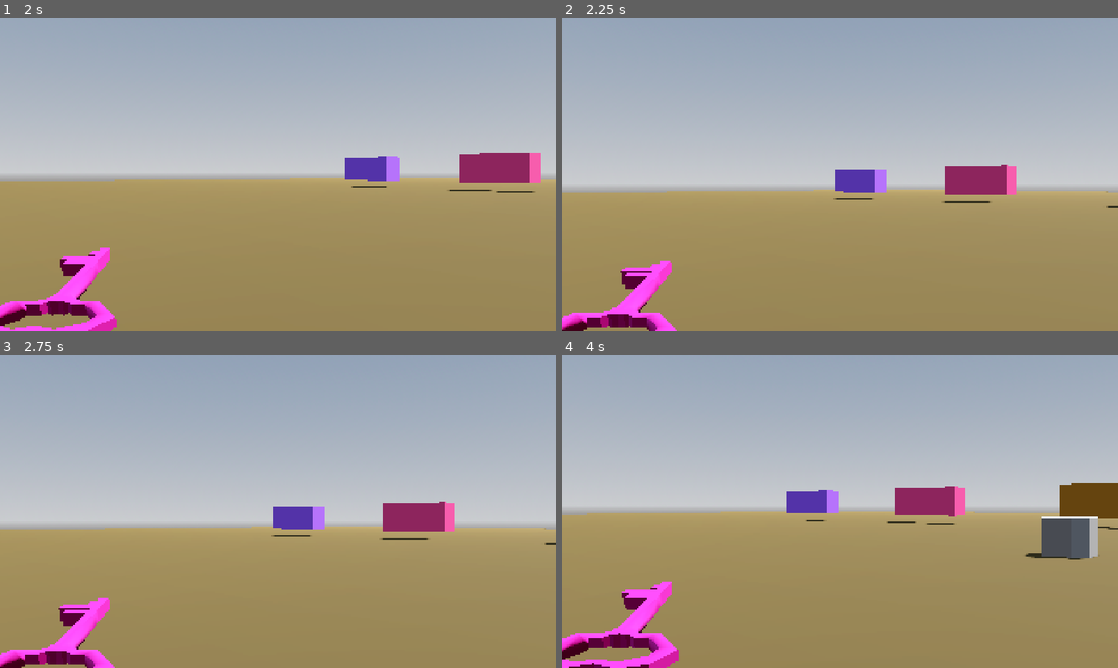
Above: before the commit, frames 1-4 (two rows, left to right).
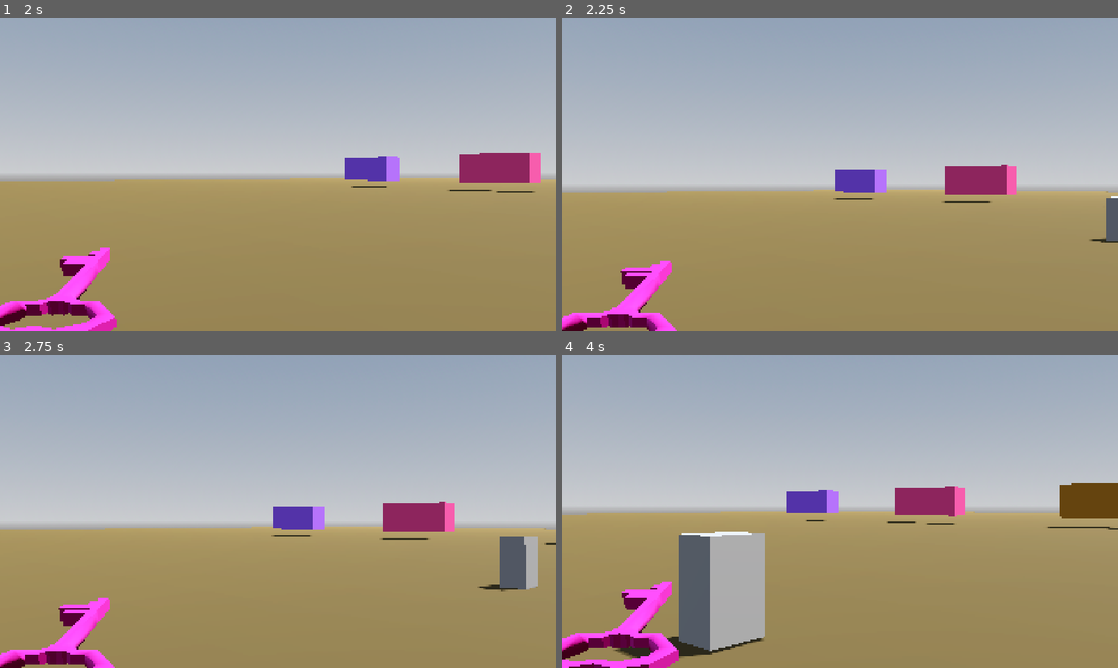
Above: after the commit, the same moments.

Repository: Zreula/One-Game-A-Week-Jam-3
Game: Godot game, scene res://World/world.tscn
Same seed, same stepped clock (60 frames per second), same inputs: the game is played once before the commit and once after it. The project has no main scene, so this scene is started directly.
Inputs (mouse positions are in pixels of both pictures, inside the frame that each line leads up to):
- Up to frame 1 (2 s): move the mouse to (305, 174) at 0.52 s; tap Enter at 1.25 s; move the mouse to (250, 174) at 1.27 s
- Up to frame 2 (2.25 s): tap Space at 2 s; move the mouse to (851, 168) at 2.02 s
- Up to frame 3 (2.75 s): no input
- Up to frame 4 (4 s): move the mouse to (834, 517) at 2.77 s; move the mouse to (878, 514) at 3.52 s

Frame 1 is identical in both runs. In frame 2, 0.3% of the frame differs, in the area x 94-100%, y 56-72%; in frame 3, 1.2%; in frame 4, 7.4%, in the area x 9-97%, y 51-97%.

Commit message:
fix npc path

Diff:
--- a/Entities/NPC.tscn
+++ b/Entities/NPC.tscn
@@ -2,13 +2,18 @@
 
 [ext_resource type="Script" uid="uid://bks1ibrh507ii" path="res://Entities/npc.gd" id="1_fkfp1"]
 
-[sub_resource type="BoxShape3D" id="BoxShape3D_j7xbm"]
-size = Vector3(1, 1, 1.53125)
+[sub_resource type="BoxShape3D" id="BoxShape3D_fkfp1"]
+size = Vector3(0.48632813, 1, 0.6291504)
 
 [node name="NPC" type="CharacterBody3D" unique_id=1120682348 groups=["npc"]]
 script = ExtResource("1_fkfp1")
 
 [node name="CollisionShape3D" type="CollisionShape3D" parent="." unique_id=1721185774]
-shape = SubResource("BoxShape3D_j7xbm")
+shape = SubResource("BoxShape3D_fkfp1")
 
 [node name="CSGBox3D" type="CSGBox3D" parent="." unique_id=846476281]
+transform = Transform3D(0.4961474, 0, 0, 0, 1, 0, 0, 0, 0.63303417, 0, 0, -0.00087911426)
+
+[node name="WaitTimeTimer" type="Timer" parent="." unique_id=71438037]
+
+[connection signal="timeout" from="WaitTimeTimer" to="." method="_on_wait_time_timer_timeout"]
--- a/Entities/npc.gd
+++ b/Entities/npc.gd
@@ -1,10 +1,31 @@
 extends CharacterBody3D
 
 var target_position: Vector3
-var speed := 2.0
+var speed: float = 5.0
+var path_progress: float
+var etal_id: String
+@onready var wait_time_timer: Timer = $WaitTimeTimer
+
+func _ready() -> void:
+	print(target_position)
 
 func set_target_position(pos: Vector3):
 	target_position = pos
+	print("Target position given : ", pos)
 
 func _process(delta):
-	global_transform.origin = global_transform.origin.move_toward(target_position, speed * delta)
+	var pos_to_target = (target_position - self.global_position).length()
+	if target_position != Vector3(0,0,0):
+		global_transform.origin = global_transform.origin.move_toward(target_position, speed * delta)
+	elif pos_to_target <= 0.5:
+		is_at_target_pos()
+
+func is_at_target_pos():
+	wait_time_timer.wait_time = randf_range(1.0, 10.0)
+	wait_time_timer.one_shot = true
+	wait_time_timer.start()
+	print("TIMER START")
+
+func _on_wait_time_timer_timeout() -> void:
+	NpcQueueManager.unregister_npc(self, etal_id)
+	self.queue_free()
--- a/Systems/npc_queue_manager.gd
+++ b/Systems/npc_queue_manager.gd
@@ -27,3 +27,6 @@
 
 func register_npc(npc, etal_id: String):
 	queues[etal_id].add_npc(npc)
+
+func unregister_npc(npc, etal_id: String):
+	queues[str(int(etal_id) +1)].remove_npc(npc)
--- a/Systems/path_manager.gd
+++ b/Systems/path_manager.gd
@@ -4,11 +4,13 @@
 @export var npc_scene: PackedScene
 
 func spawn_random_npc():
-	var path: Path3D = paths.pick_random()
+	var index = [0,1,2,3,4,5].pick_random()
+	var path = paths[index]
 	var path_follow := PathFollow3D.new()
 	path_follow.set_script(load("uid://c7b5p8u14yk71"))
 	path.add_child(path_follow)
 	path_follow.progress = 0.0
 	path_follow.loop = false
 	var npc = npc_scene.instantiate()
+	npc.etal_id = str(index)
 	path_follow.add_child(npc)
--- a/World/path_follow_3d.gd
+++ b/World/path_follow_3d.gd
@@ -1,9 +1,10 @@
 extends PathFollow3D
 
-@export var speed:float = 2.0
-var npc_ahead: PathFollow3D = null
-var min_distance: float = 1.5
-var stop_progress: float = 50.0
+@export var speed:float = 5.0
+var npc_ahead: PathFollow3D
+#var min_distance: float = 1.5
+#var stop_progress: float = 50.0
+
 #func _ready():
 	#NpcQueueManager.register_npc(self)
 
--- a/World/queue_controller.gd
+++ b/World/queue_controller.gd
@@ -1,4 +1,5 @@
 extends Node3D
+
 
 @export var etal_id: String
 @export var slots: Array[Marker3D]
@@ -19,8 +20,9 @@
 	_update_positions()
 
 func _update_positions():
-	for i in range(min(queue.size(), slots.size())):
-		queue[i].set_target_position(slots[i].global_transform.origin)
+	if queue.size() > 0:
+		for i in range(min(queue.size(), slots.size())):
+			queue[i].set_target_position(slots[i].global_transform.origin)
 
 
 func _on_queue_area_body_entered(body: Node3D) -> void:
--- a/World/world.gd
+++ b/World/world.gd
@@ -4,9 +4,9 @@
 
 func _ready():
 	npc_spawn_timer.autostart = true
-	npc_spawn_timer.wait_time = 0.5
+	npc_spawn_timer.wait_time = 3.0
 	npc_spawn_timer.start()
-
+	%PathManager.spawn_random_npc()
 
 
 func _on_npc_spawn_timer_timeout() -> void:
--- a/World/world.tscn
+++ b/World/world.tscn
@@ -52,14 +52,14 @@
 
 [sub_resource type="Curve3D" id="Curve3D_j8job"]
 _data = {
-"points": PackedVector3Array(0, 0, 0, 0, 0, 0, 10.3, 0, 0, 0, 0, 0, 0, 0, 0, 0, 0, 3.4, 0, 0, 0, 0, 0, 0, 0, 0, 7.995),
+"points": PackedVector3Array(0, 0, 0, 0, 0, 0, 10.3, 0, 0, 0, 0, 0, 0, 0, 0, 0, 0, 0, 0, 0, 0, 0, 0, 0, 0, 0, 7.995),
 "tilts": PackedFloat32Array(0, 0, 0)
 }
 point_count = 3
 
 [sub_resource type="CylinderShape3D" id="CylinderShape3D_yf0ba"]
 height = 0.6533203
-radius = 2.1376953
+radius = 2.546875
 
 [sub_resource type="Curve3D" id="Curve3D_3f78f"]
 _data = {
@@ -159,11 +159,13 @@
 curve = SubResource("Curve3D_j8job")
 
 [node name="PathFollow3D" type="PathFollow3D" parent="Etal_1_Path" unique_id=609093211]
-transform = Transform3D(-0.31345993, 0, 0.9495981, 0, 0.9999986, 0, -0.9495994, 0, -0.31345952, 10.3, 0, 0)
+transform = Transform3D(-4.371112e-08, 0, 0.99999344, 0, 0.9999986, 0, -0.99999386, 0, -4.37111e-08, 10.3, 0, 0)
+cubic_interp = false
 loop = false
 script = ExtResource("3_3f78f")
 
 [node name="QueueController" type="Node3D" parent="Etal_1_Path" unique_id=2013619053 node_paths=PackedStringArray("slots")]
+transform = Transform3D(1, 0, 0, 0, 1, 0, 0, 0, 1, 0, -0.21308231, 0)
 script = ExtResource("5_yf0ba")
 etal_id = "1"
 slots = [NodePath("Slot1"), NodePath("Slot2"), NodePath("Slot3"), NodePath("Slot4"), NodePath("Slot5"), NodePath("Slot6"), NodePath("Slot7")]
@@ -190,7 +192,7 @@
 transform = Transform3D(1, 0, 0, 0, 1, 0, 0, 0, 1, -1.5473566, 0.30874276, 10.242106)
 
 [node name="QueueArea" type="Area3D" parent="Etal_1_Path" unique_id=470855772]
-transform = Transform3D(1, 0, 0, 0, 1, 0, 0, 0, 1, 0, 0.082696915, 6.811715)
+transform = Transform3D(1, 0, 0, 0, 1, 0, 0, 0, 1, 0, 0.082696915, 9.064856)
 
 [node name="CollisionShape3D" type="CollisionShape3D" parent="Etal_1_Path/QueueArea" unique_id=1159982629]
 transform = Transform3D(1, 0, 0, 0, 1, 0, 0, 0, 1, 0, 0, 0.41416168)
@@ -201,7 +203,8 @@
 curve = SubResource("Curve3D_3f78f")
 
 [node name="PathFollow3D" type="PathFollow3D" parent="Etal_2_Path" unique_id=1897419963]
-transform = Transform3D(-0.047980003, 0, 0.9988424, 0, 1, 0, -0.9988424, 0, -0.047980003, 23.003754, 0, 0)
+transform = Transform3D(-0.047979984, 0, 0.99884206, 0, 1, 0, -0.99884206, 0, -0.047979984, 23.003754, 0, 0)
+cubic_interp = false
 loop = false
 script = ExtResource("3_3f78f")
 
@@ -232,7 +235,7 @@
 transform = Transform3D(1, 0, 0, 0, 1, 0, 0, 0, 1, -1.3876419, 0.30874276, 10.242106)
 
 [node name="QueueArea" type="Area3D" parent="Etal_2_Path" unique_id=1897858690]
-transform = Transform3D(1, 0, 0, 0, 1, 0, 0, 0, 1, 0, 0.082696915, 7.450283)
+transform = Transform3D(1, 0, 0, 0, 1, 0, 0, 0, 1, 0, 0.082696915, 8.739634)
 
 [node name="CollisionShape3D" type="CollisionShape3D" parent="Etal_2_Path/QueueArea" unique_id=1239736710]
 transform = Transform3D(1, 0, 0, 0, 1, 0, 0, 0, 1, 0, 0, 0.41416168)
@@ -244,6 +247,7 @@
 
 [node name="PathFollow3D" type="PathFollow3D" parent="Etal_3_Path" unique_id=1723867880]
 transform = Transform3D(-0.034244176, 0, 0.9994058, 0, 1, 0, -0.9994058, 0, -0.034244176, 36.335, 0, 0)
+cubic_interp = false
 loop = false
 script = ExtResource("3_3f78f")
 
@@ -286,6 +290,7 @@
 
 [node name="PathFollow3D" type="PathFollow3D" parent="Etal_4_Path" unique_id=814797367]
 transform = Transform3D(0.057404, 0, 0.99834454, 0, 1, 0, -0.99834454, 0, 0.057404, 41.305, 0, 0)
+cubic_interp = false
 loop = false
 script = ExtResource("3_3f78f")
 
@@ -328,6 +333,7 @@
 
 [node name="PathFollow3D" type="PathFollow3D" parent="Etal_5_Path" unique_id=1470770675]
 transform = Transform3D(0.1785818, 0, 0.9839219, 0, 1, 0, -0.9839219, 0, 0.1785818, 30, 0, 0)
+cubic_interp = false
 loop = false
 script = ExtResource("3_3f78f")
 
@@ -367,9 +373,11 @@
 [node name="Etal_6_Path" type="Path3D" parent="." unique_id=219288536]
 transform = Transform3D(1, 0, 0, 0, 1, 0, 0, 0, 1, -3.291706, 0, 0)
 curve = SubResource("Curve3D_oe8m4")
+debug_custom_color = Color(0.8614445, 0, 0.36553165, 1)
 
 [node name="PathFollow3D" type="PathFollow3D" parent="Etal_6_Path" unique_id=521125937]
 transform = Transform3D(0.32761773, 0, 0.94480735, 0, 1, 0, -0.94480735, 0, 0.32761773, 15.645, 0, 0)
+cubic_interp = false
 loop = false
 script = ExtResource("3_3f78f")
 
@@ -407,6 +415,7 @@
 shape = SubResource("CylinderShape3D_yf0ba")
 
 [node name="NPCSpawnTimer" type="Timer" parent="." unique_id=759383217]
+wait_time = 3.0
 
 [node name="PathManager" type="Node" parent="." unique_id=57026559 node_paths=PackedStringArray("paths")]
 unique_name_in_owner = true
